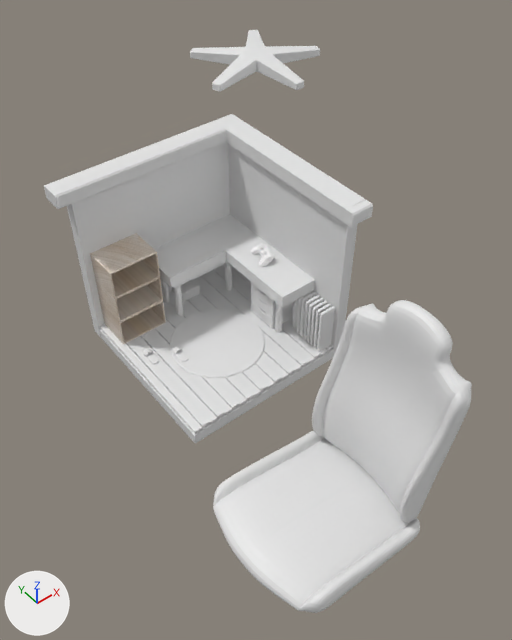
The Blender file 1_hyerin.blend, before and after one commit.
Camera for both pictures: a camera (50 mm lens) standing at (5.33, -9.07, 7.22) and looking at (8.77, -4.72, 1.8). The axes (+X, +Y, +Z) are drawn at lower left. The lights are the same throughout.

Names of what the first picture shows: 'bookshelf', 'carpet', 'chair_back', 'chair_legs', 'chair_pad', 'desk', 'floor', 'fundamental', 'radiator', 'top', 'wall'.
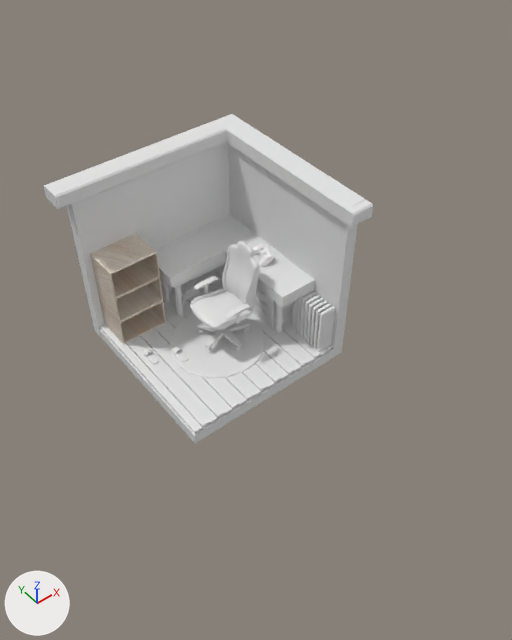
The edits, one by one:
me_cube_016 is used by ob_chair_pad; location (7.86, -6.76, 1.57); scale (0.716, 0.716, -0.117).
me_cube_016 had 84 vertices, 77 faces and spanned x -1.23..1.0, y -1.0..0.0, z -1.2..1.6.
me_cube_016 now has 6726 vertices, 6482 faces and spans x -1.23..1.42, y -1.21..1.19, z -16.2..7.69.
me_cube_016 part 1: a new loose piece of 2784 vertices spanning x -0.09..0.05, y -1.18..-0.58, z -3.15..1.17.
me_cube_016 part 2: a new loose piece of 236 vertices spanning x -0.55..0.55, y 0.98..1.19, z -3.67..-2.99.
me_cube_016 part 3: a new loose piece of 236 vertices spanning x -0.55..0.55, y -1.21..-1.0, z -3.67..-2.99.
me_cube_016 part 4: a new loose piece of 90 vertices spanning x 0.58..1.42, y -0.91..0.05, z -16.2..1.85.
Mesh me_cylinder_007 is new.
It has 3130 vertices, 2722 faces and spans x -4.4..2.82, y -7.2..0.39, z -1.12..0.75.
Object 'chair_pad' (ob_chair_pad) moves from (7.86, -6.76, 1.57) to (8.68, -4.22, 1.7).
Object 'chair_pad' (ob_chair_pad) is rescaled from (0.716, 0.716, -0.117) to (0.275, 0.275, -0.0451).
Object 'chair_pad' (ob_chair_pad) has a MIRROR modifier named 'Mirror'.
On modifier 'Mirror' of object 'chair_pad' (ob_chair_pad), merge_threshold goes from 0.029 to 0.067.
Object 'chair_legs' (ob_chair_legs) is deleted.
Object 'chair_back' (ob_chair_back) is deleted.
Object 'chair_wheel.001' (ob_chair_wheel_001) is new; it shows me_cylinder_007.
Its location is (8.5, -3.99, 1.29).
Its rotation in degrees is (0, 0, 54).
Its scale is (0.0818, 0.0818, 0.0818).
It gains a BEVEL modifier named 'Bevel'.
Modifier setting: width = 0.02.
Modifier setting: width_pct = 0.02.

Boxes [x1, y1, x2, y2] around the edits, measured in the pictures (512 x 640 px):
'chair_pad', reshaped, moved, rescaled, modifiers changed (66% narrower, 51% shorter): before [213, 431, 420, 613]; after [190, 241, 259, 330]
'chair_back', deleted: before [312, 300, 472, 523]
'chair_legs', deleted: before [190, 30, 320, 92]
'chair_wheel.001', added: after [197, 322, 250, 352]
part 1 of me_cube_016, added: after [204, 286, 240, 324]
part 2 of me_cube_016, added: after [195, 277, 248, 317]
part 3 of me_cube_016, added: after [194, 276, 251, 319]
part 4 of me_cube_016, added: after [222, 241, 259, 311]
